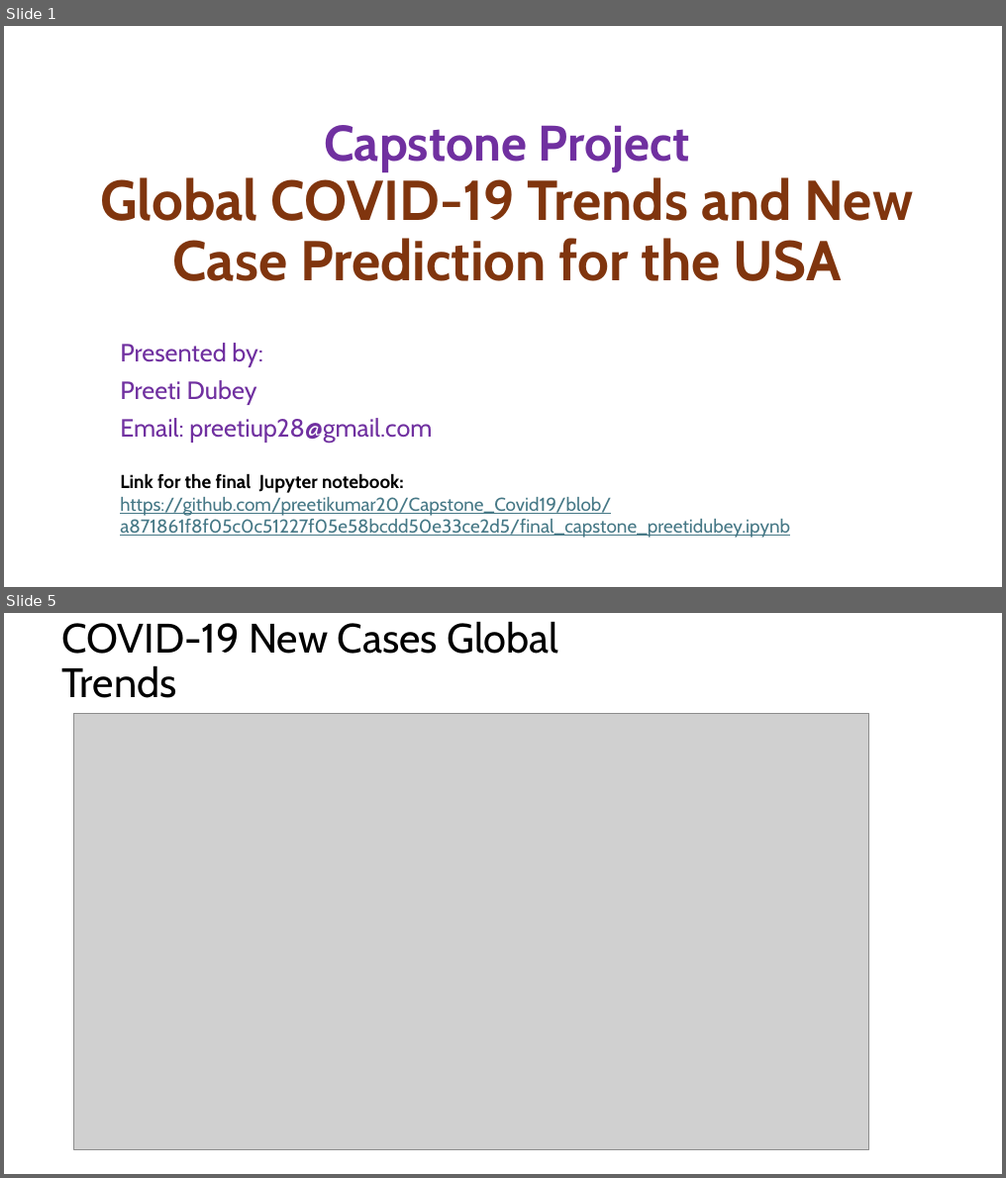
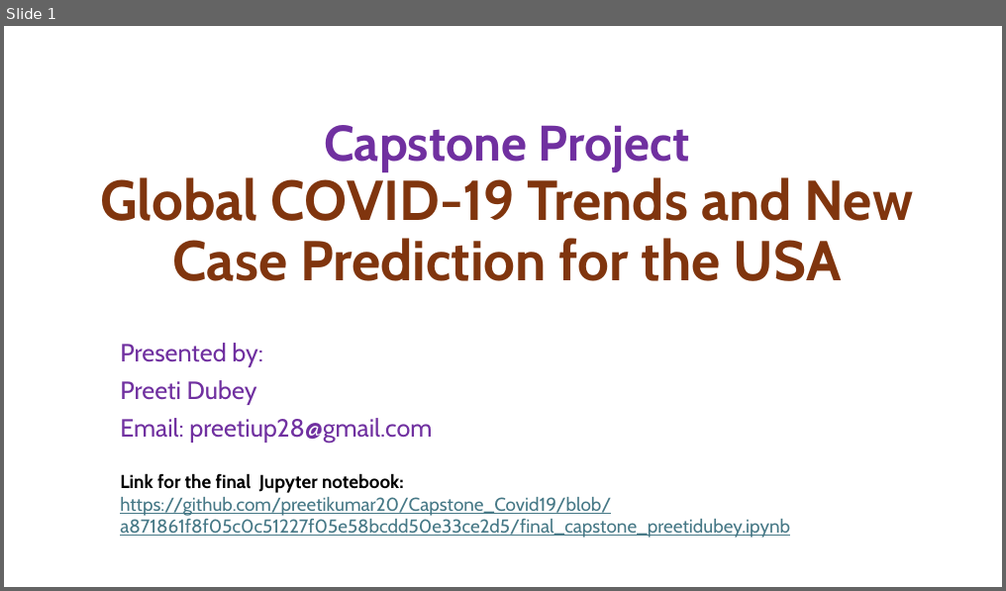
Before and after one commit to preetikumar20/Capstone_Covid19, a slide deck: Final_Capstone_Slides_PreetiDubey.pptx. Shown one above the other, each under a label of ours: slides 1 and 5 before the commit, slide 1 after it; the slides between them are not shown. The pictures are 1006x1178 and 1006x591 pixels, drawn with LibreOffice and Linux fonts; fonts in the diff are those of the drawing; grey boxes stand for pictures. Boxes give left, top, right and bottom in pixels: in the first picture for what was removed or moved away, otherwise in the second. Text is boxed around its words. In the diff, an @@ line names an element or a change of style, - is before the commit and + after.

```diff
--- a/Final_Capstone_Slides_PreetiDubey.pptx
+++ b/Final_Capstone_Slides_PreetiDubey.pptx
@@ slide 5 removed at [4,613,1002,1174], background #FFFFFF @@
@@ title removed at [61,621,558,698] @@
-COVID-19 New Cases Global Trends
@@ picture removed at [74,713,869,1151] @@
```
Also in this commit, not shown: 3 slides changed, 5 slides added, 3 other slides removed, 2 other files.
